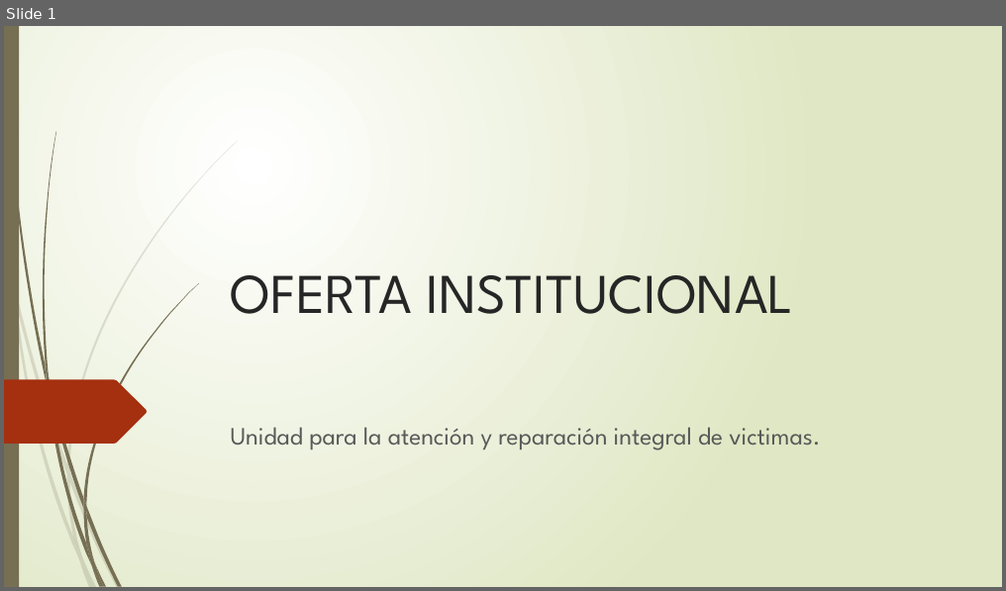
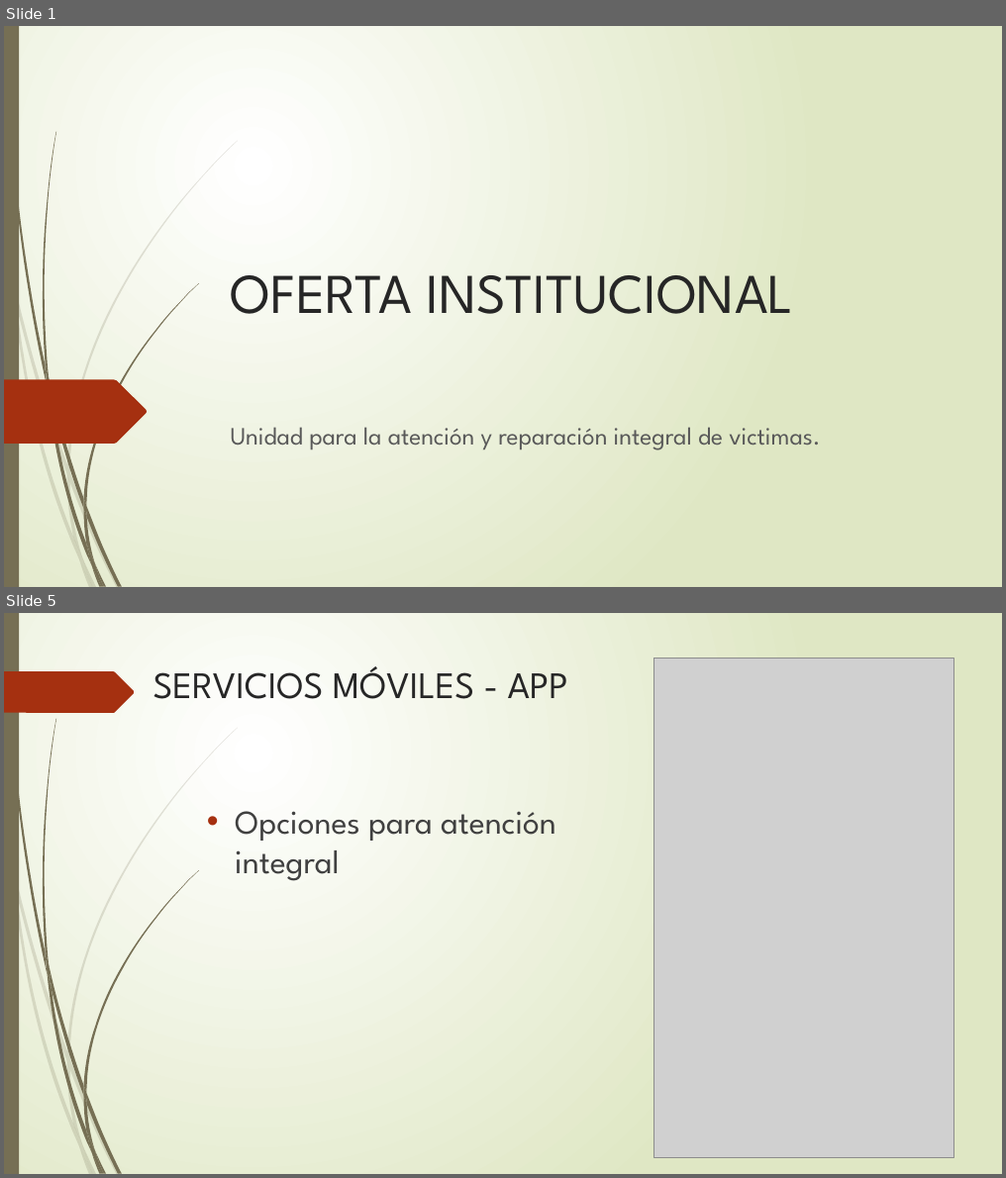
Before and after one commit to anfesmo/Oferta_Institucional, a slide deck: Presentación1.pptx. Shown one above the other, each under a label of ours: slide 1 before the commit, slides 1 and 5 after it; the slides between them are not shown. The pictures are 1006x591 and 1006x1178 pixels, drawn with LibreOffice and Linux fonts; fonts in the diff are those of the drawing; grey boxes stand for pictures. Boxes give left, top, right and bottom in pixels: in the first picture for what was removed or moved away, otherwise in the second. Text is boxed around its words. In the diff, an @@ line names an element or a change of style, - is before the commit and + after.

```diff
--- a/Presentación1.pptx
+++ b/Presentación1.pptx
@@ slide 5 added at (x1=4, y1=613, x2=1002, y2=1174), background gradient #FFFFFF to #DFE8C4; not listed: 23 template elements that a slide beside it also shows @@
@@ freeform shape added at (x1=4, y1=671, x2=135, y2=713), fill #A53010 @@
@@ title added at (x1=153, y1=666, x2=568, y2=699), 36 pt, text #262626 @@
+SERVICIOS MÓVILES - APP
@@ picture added at (x1=653, y1=658, x2=954, y2=1158) @@
@@ text added at (x1=235, y1=811, x2=556, y2=881), 32 pt, text #404040 @@
+• Opciones para atención integral
```
Also in this commit, not shown: 6 slides changed, 5 other slides added, 3 slides removed, 1 other file.
